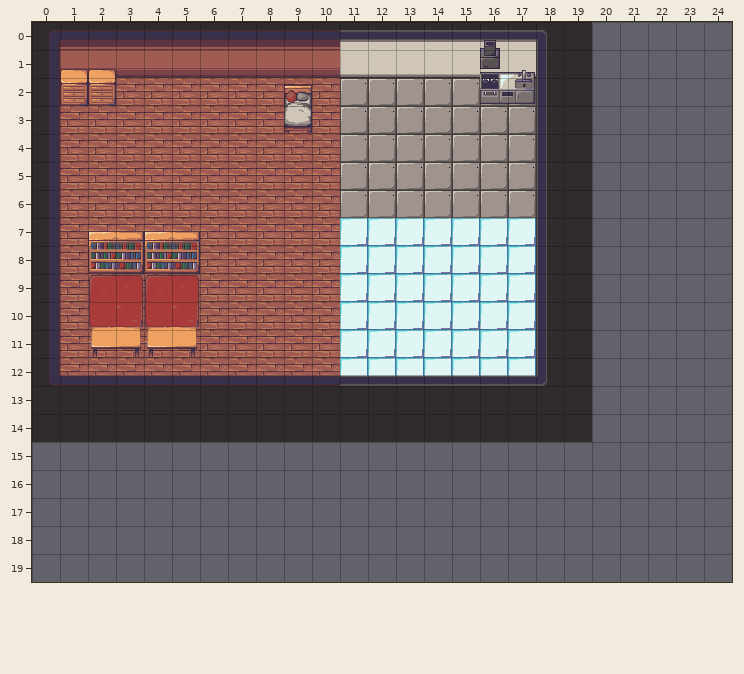
Tiled map: tiled/debugroom.tmx. The picture above is the old version.
Cells are 32x32 px. Shown: x 0..24, y 0..19. The old version is drawn lined up with the new one.
The same view after the edit:
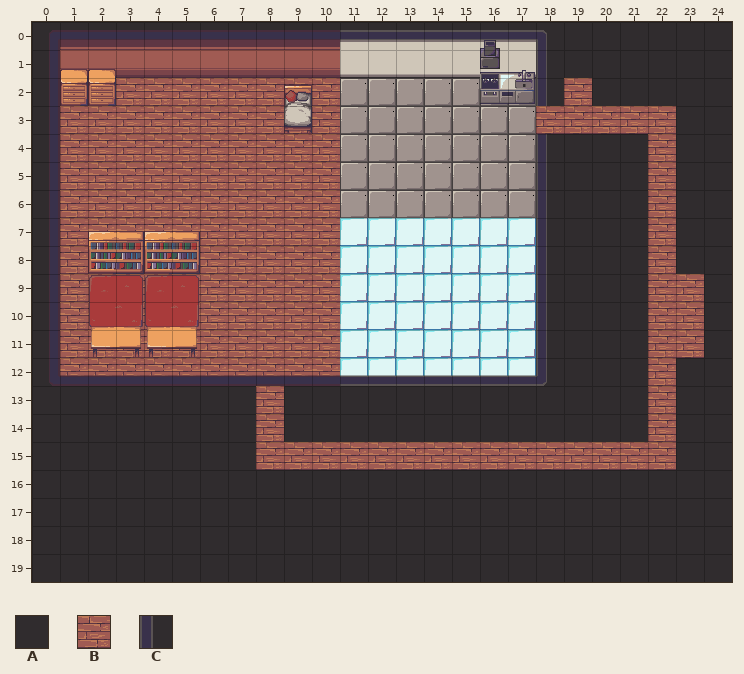
Key: from "maptiles": A 0, B 1, C 17.
_ is an empty cell.
The edit:
map size 20x15 -> 25x20 cells
Layer "base":
The edit adds tile A in rows 0 to 2 at x 20 to 24; in row 3 at x 23 to 24; in rows 4 to 8 at x 20 to 21 and 23 to 24; in rows 9 to 11 at x 20 to 21 and 24; in rows 12 to 14 at x 20 to 21 and 23 to 24; in row 15 at x 0 to 7 and 23 to 24.
The edit adds tile A in rows 16 to 19 at x 0 to 24.
Tile A gives way to tile B in rows 2 to 3 at x 19; in rows 13 to 14 at x 8.
Tile C gives way to tile B in row 3 at x 18.
The edit adds tile B in row 3 at x 20 to 22; in rows 4 to 8 at x 22; in rows 9 to 11 at x 22 to 23; in rows 12 to 14 at x 22; in row 15 at x 8 to 22.
